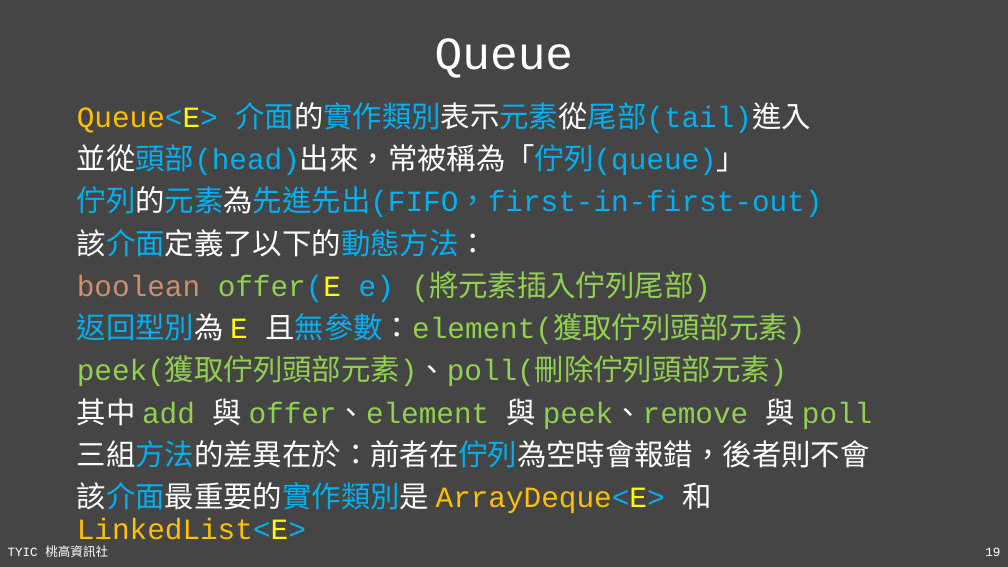
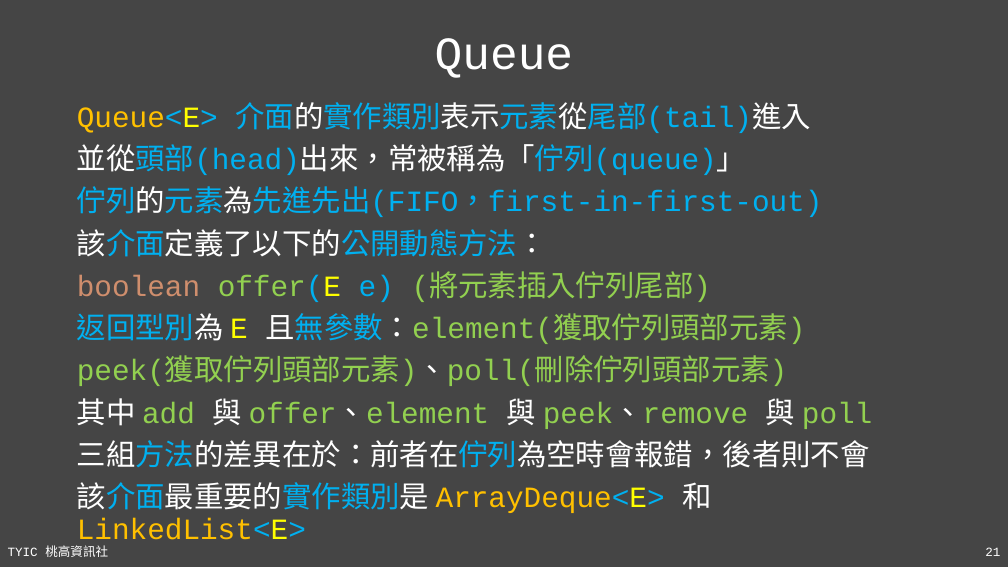
Before and after one commit to TYSHIC/slides, a slide deck: slide 21 of ppt/14_工具類別(2).pptx (slide 19 before the commit). Drawn at 1008x567 pixels with LibreOffice and Linux fonts; fonts in the diff are those of the drawing. Boxes give left, top, right and bottom in pixels: in the first picture for what was removed or moved away, otherwise in the second. Text is boxed around its words. In the diff, an @@ line names an element or a change of style, - is before the commit and + after.

```diff
--- a/ppt/14_工具類別(2).pptx
+++ b/ppt/14_工具類別(2).pptx
@@ text at (77, 229, 547, 257): text changed @@
-該介面定義了以下的動態方法：
+該介面定義了以下的公開動態方法：
@@ page number at (985, 547, 1000, 556): text changed @@
-19
+21
```
Also in this commit, not shown: 9 other slides changed, 7 slides added, 9 other files.
